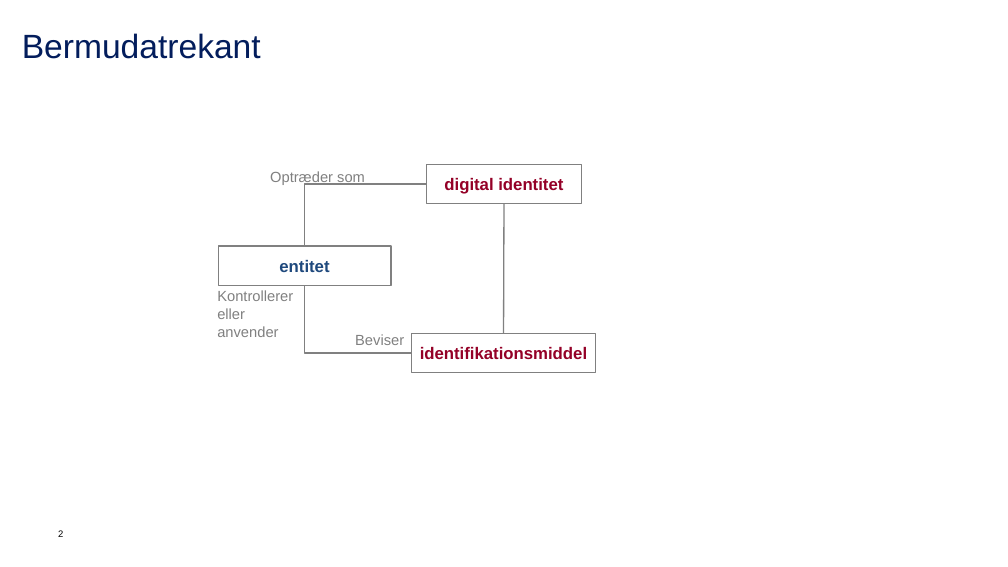
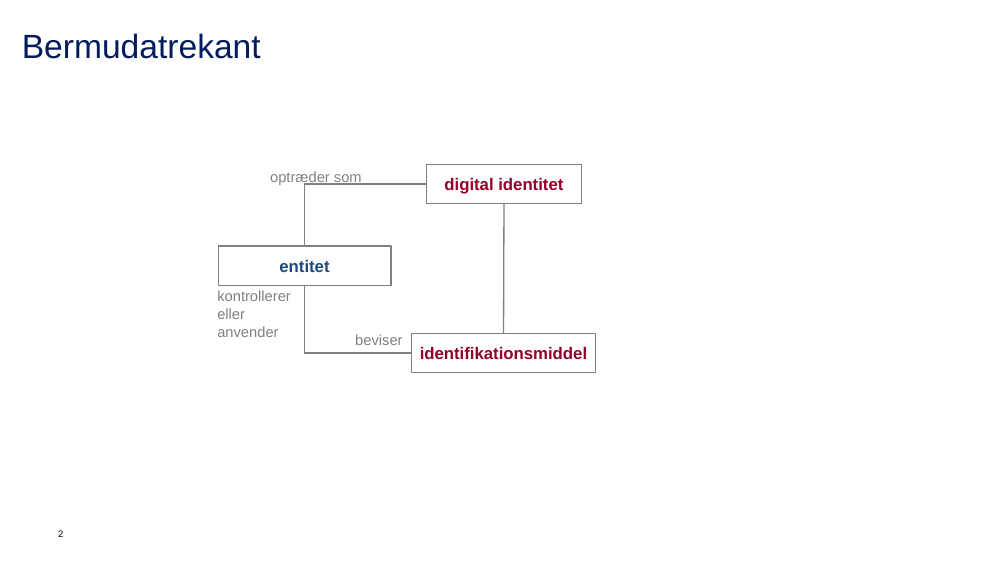
Before and after one commit to digst/trust, a slide deck: slide 2 of Figurer.pptx. Drawn at 1008x567 pixels with LibreOffice and Linux fonts; fonts in the diff are those of the drawing; background and template pictures are left out. Boxes give left, top, right and bottom in pixels: in the first picture for what was removed or moved away, otherwise in the second. Text is boxed around its words. In the diff, an @@ line names an element or a change of style, - is before the commit and + after.

```diff
--- a/Figurer.pptx
+++ b/Figurer.pptx
@@ text at bbox=[270, 171, 362, 185]: text changed @@
-Optræder som
+optræder som
@@ text at bbox=[217, 290, 291, 301]: text changed @@
-Kontrollerer
+kontrollerer
@@ text at bbox=[355, 334, 402, 345]: text changed @@
-Beviser
+beviser
```
Also in this commit, not shown: 5 other slides changed, 19 other files.
